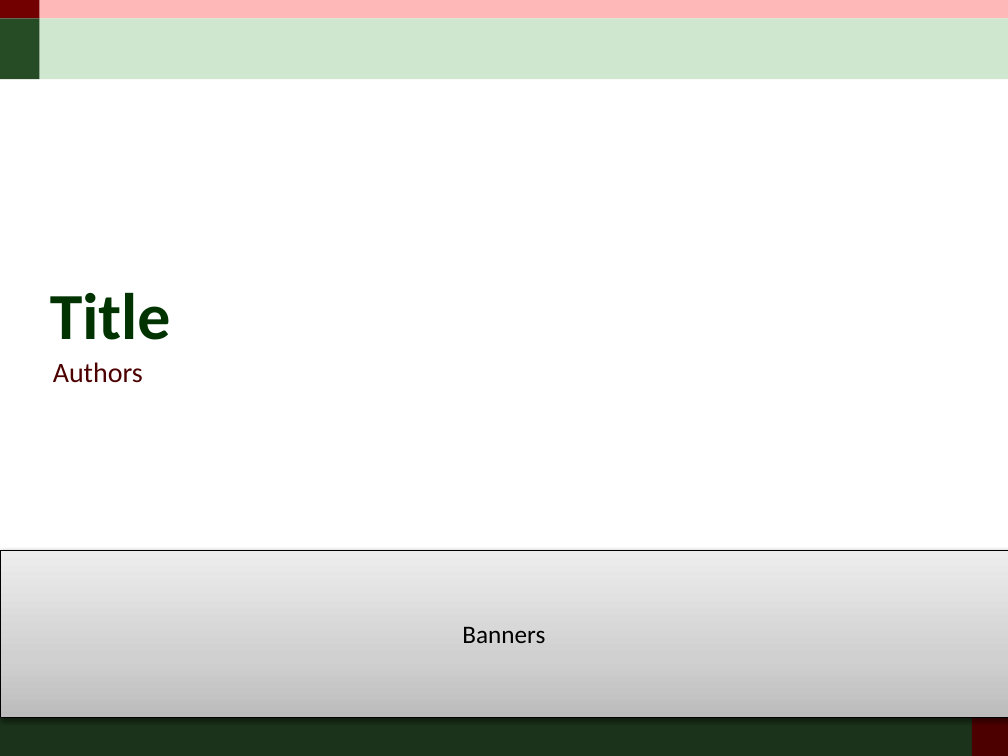
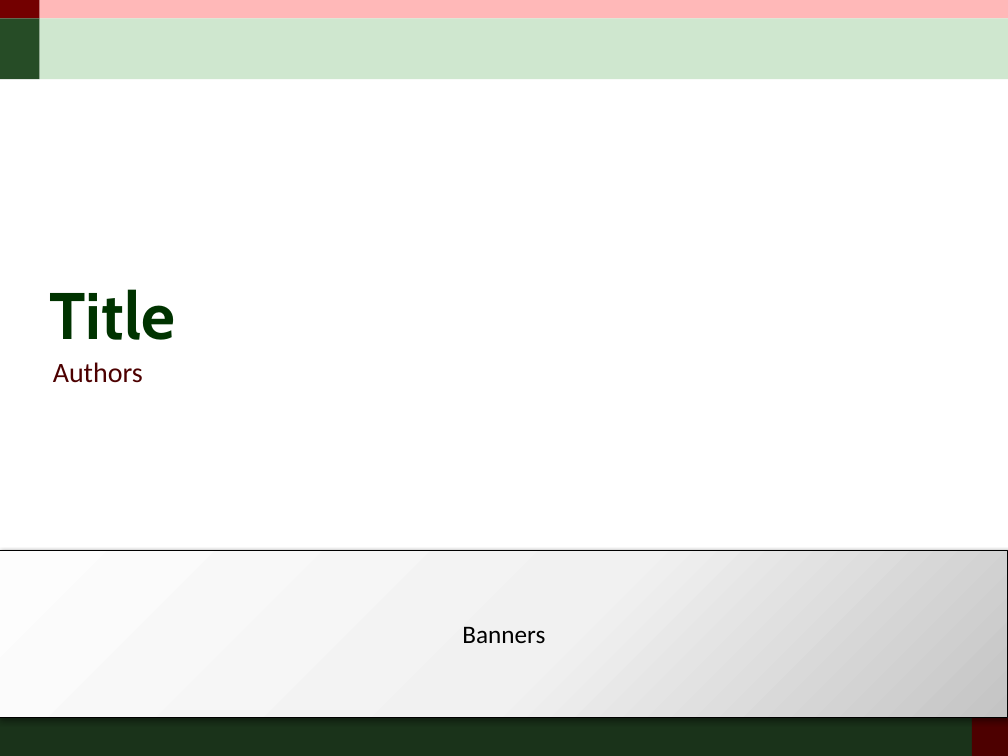
Before and after one commit to lucienzhu/lucienzhu.github.com, a slide deck: slide 1 of files/xlzhuathku_ppt_template.pptx. Drawn at 1008x756 pixels with LibreOffice and Linux fonts; fonts in the diff are those of the drawing. Boxes give left, top, right and bottom in pixels: in the first picture for what was removed or moved away, otherwise in the second. Text is boxed around its words. In the diff, an @@ line names an element or a change of style, - is before the commit and + after.

Commit message:
redesign the template master board on fonts.

```diff
--- a/files/xlzhuathku_ppt_template.pptx
+++ b/files/xlzhuathku_ppt_template.pptx
@@ title "Title" at (50, 289, 175, 340): font Calibri to Cabin @@
@@ rectangle "Banners" at (0, 550, 1008, 718): fill gradient #BDBDBD to #D1D1D1 to #EEEEEE to gradient #FEFEFE to #F1F1F1 to #C5C5C5; outline #000000 0.5 pt to #000000 0.75 pt; shadow changed @@
```
Also in this commit, not shown: 3 other slides changed.
